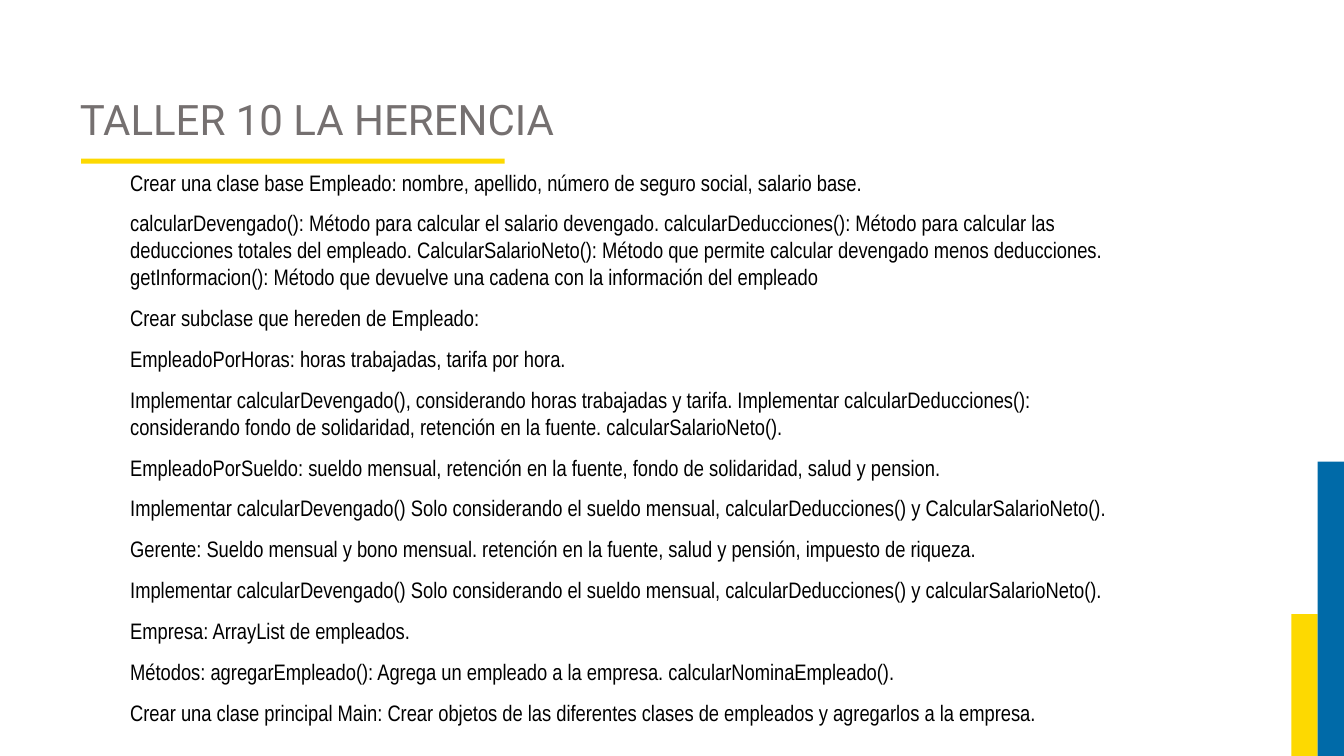
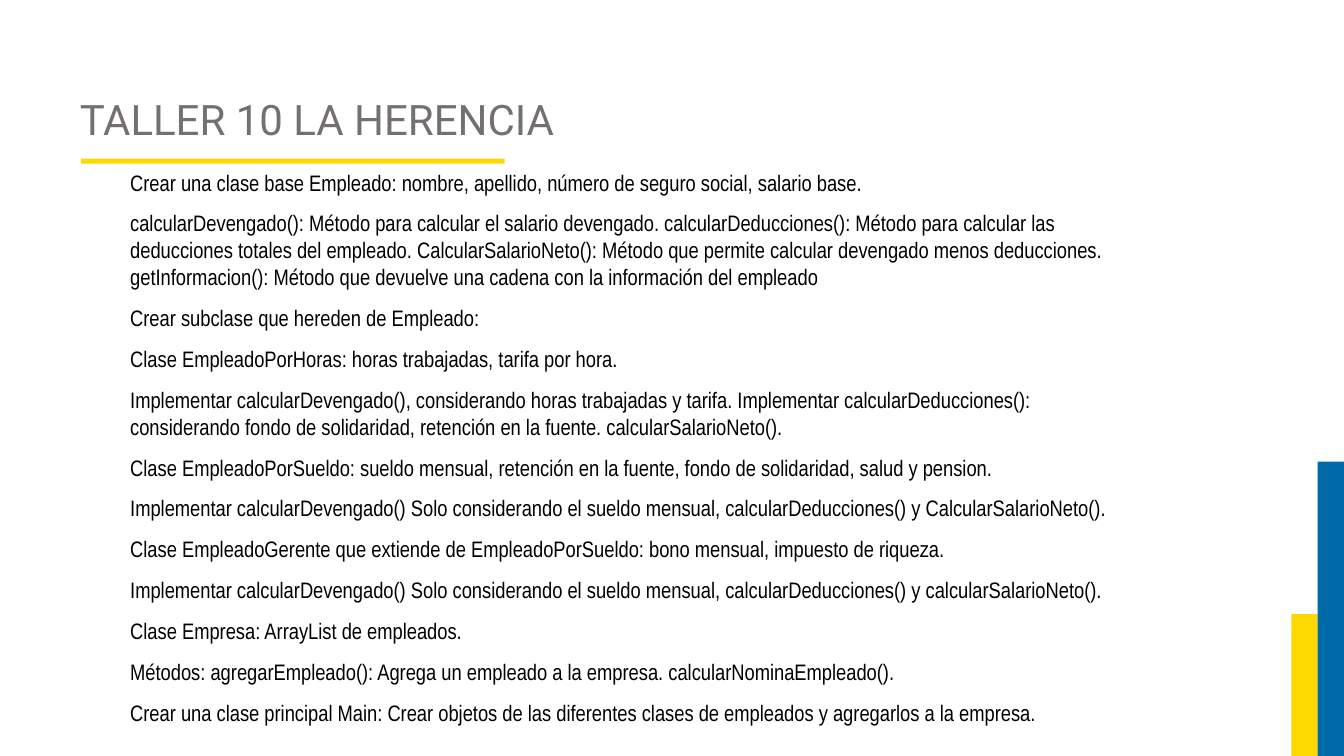
Before and after one commit to JorgeAlejandroAguirreGutierrez/proyecto-luis, a slide deck: slide 139 of Curso Programacion Orientada a Objetos/DIAPOSITIVAS POO.pptx (slide 138 before the commit). Drawn at 1344x756 pixels with LibreOffice and Linux fonts; fonts in the diff are those of the drawing; background and template pictures are left out. Boxes give left, top, right and bottom in pixels: in the first picture for what was removed or moved away, otherwise in the second. Text is boxed around its words. In the diff, an @@ line names an element or a change of style, - is before the commit and + after.

```diff
--- a/Curso Programacion Orientada a Objetos/DIAPOSITIVAS POO.pptx
+++ b/Curso Programacion Orientada a Objetos/DIAPOSITIVAS POO.pptx
@@ text at (130,350,618,372): text changed @@
-EmpleadoPorHoras: horas trabajadas, tarifa por hora.
+Clase EmpleadoPorHoras: horas trabajadas, tarifa por hora.
@@ text at (130,459,992,480): text changed @@
-EmpleadoPorSueldo: sueldo mensual, retención en la fuente, fondo de solidaridad, salud y pension.
+Clase EmpleadoPorSueldo: sueldo mensual, retención en la fuente, fondo de solidaridad, salud y pension.
@@ text at (130,540,944,562): text changed @@
-Gerente: Sueldo mensual y bono mensual. retención en la fuente, salud y pensión, impuesto de riqueza.
+Clase EmpleadoGerente que extiende de EmpleadoPorSueldo: bono mensual, impuesto de riqueza.
@@ text at (130,622,462,644): text changed @@
-Empresa: ArrayList de empleados.
+Clase Empresa: ArrayList de empleados.
```
Also in this commit, not shown: 9 slides added, 13 other files.
